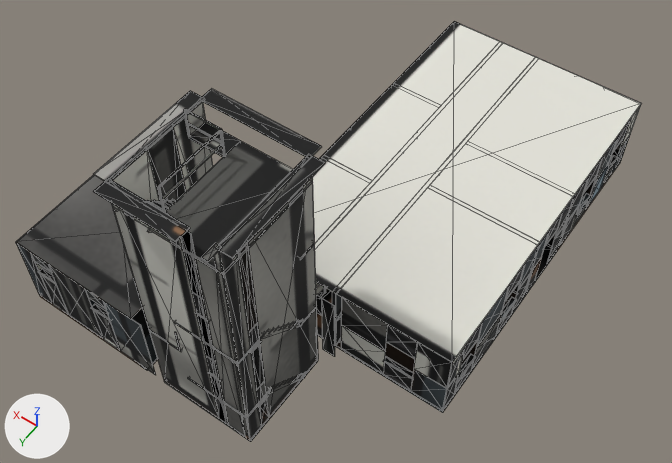
One commit to the glTF model assets/models/kedr/corpus_int.glb: the scene before it, then after it.
Rendered twice from a 50 mm lens placed at (85.0, 47.7, 28.3), pointed at (96.3, 31.9, 3.4). Every picture has the same lights, and +X, +Y and +Z are marked at lower left. The picture after the commit comes second. Mesh edges are drawn as thin lines. Vertices at exactly the same position are counted once.

Objects in the first picture: 'corpus_int'.
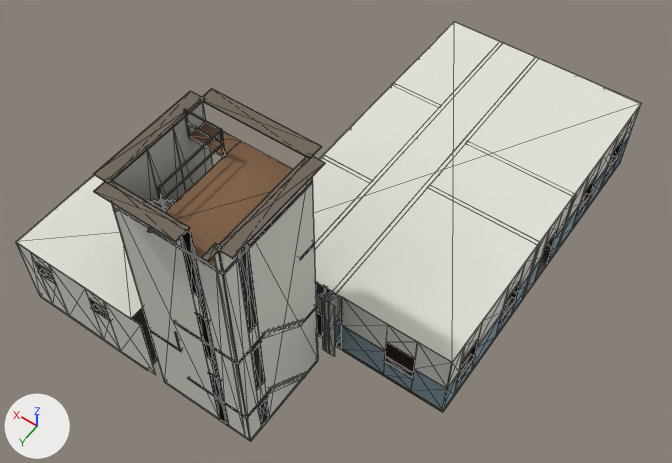
Boxes [x1, y1, x2, y2] around the edits, measured in the pictures (672 x 463 px; the box of a moved part takes in the faces that stretch with it):
part 1 of me_pm1, added: after [324, 300, 329, 354]
part 2 of me_pm1, added: after [523, 242, 541, 298]
part 3 of me_pm1, moved or reshaped: before [316, 282, 342, 345]; after [316, 282, 342, 346]
part 4 of me_pm1, built on: [529, 161, 621, 290] in both
part 5 of me_pm1, surface changed: [16, 88, 639, 442] in both

The edits, one by one:
me_pm1 is used by ob_corpus_int; location (0.0, 0.0, 0.0).
Verts and faces of me_pm1; kept vertices keep their numbers, new ones are numbered from 1996.
Before the commit, vertices of me_pm1: 381 (94.7, 34.1, 0.4) at pixel (336, 345), 384 (94.7, 34.1, 2.0) at pixel (336, 321), 385 (94.7, 34.1, 0.4) at pixel (335, 345), 388 (94.7, 34.1, 2.0) at pixel (335, 321), 414 (94.7, 34.1, 3.6) at pixel (336, 294).
Before the commit, vertices of me_pm1: 416 (94.7, 34.1, 3.6) at pixel (335, 293), 441 (94.9, 34.1, 0.4), 444 (94.9, 34.1, 2.0), 445 (94.9, 34.1, 0.4), 448 (94.9, 34.1, 2.0).
Before the commit, vertices of me_pm1: 474 (94.9, 34.1, 3.6) at pixel (332, 291), 476 (94.9, 34.1, 3.6) at pixel (332, 291), 611 (96.3, 34.1, 0.4), 614 (96.3, 34.1, 2.0), 615 (96.3, 34.1, 0.4).
Before the commit, vertices of me_pm1: 618 (96.3, 34.1, 2.0), 644 (96.3, 34.1, 3.6), 646 (96.3, 34.1, 3.6), 671 (96.5, 34.1, 0.4), 674 (96.5, 34.1, 2.0).
Before the commit, vertices of me_pm1: 675 (96.5, 34.1, 0.4), 678 (96.5, 34.1, 2.0), 704 (96.5, 34.1, 3.6), 706 (96.5, 34.1, 3.6).
me_pm1 had 1996 vertices, 3676 faces and spanned x 90.4..104.6, y 20.4..39.0, z 0.1..10.8.
me_pm1 now has 2092 vertices, 3820 faces and spans x 90.4..104.6, y 20.4..39.0, z 0.1..10.8.
me_pm1 part 1: a new loose piece, a box spanning x 94.72..94.88, y 34.485..34.515, z 0.45..3.6, in mat_corpus_int_baked (picture img_corpus_int).
me_pm1 part 2: a new loose piece, a box spanning x 90.385..90.415, y 28.44..28.6, z 0.45..3.6, in mat_corpus_int_baked (picture img_corpus_int).
Part 3, on me_pm1:
Vertices 381, 384, 385, 388, 414, 416, 441, 444, 445, 448, 474, 476, 611, 614, 615, 618, 644, 646, 671, 674, 675, 678, 704, 706 move by (0.0, 0.4, 0.0).
Part 4, on me_pm1:
9 faces are deleted.
1 vertex moves within x 90.4, y 25.9, z 0.5.
8 vertices are added at x 90.4, y 25.9..26.0, z 0.5..3.6.
21 new faces join them.
me_pm1 part 5: 3632 kept faces spanning x 90.4..104.6, y 20.4..39.0, z 0.1..10.8 get new texture (UV) coordinates.
Other edits to the shape of me_pm1 do not show in these pictures.
